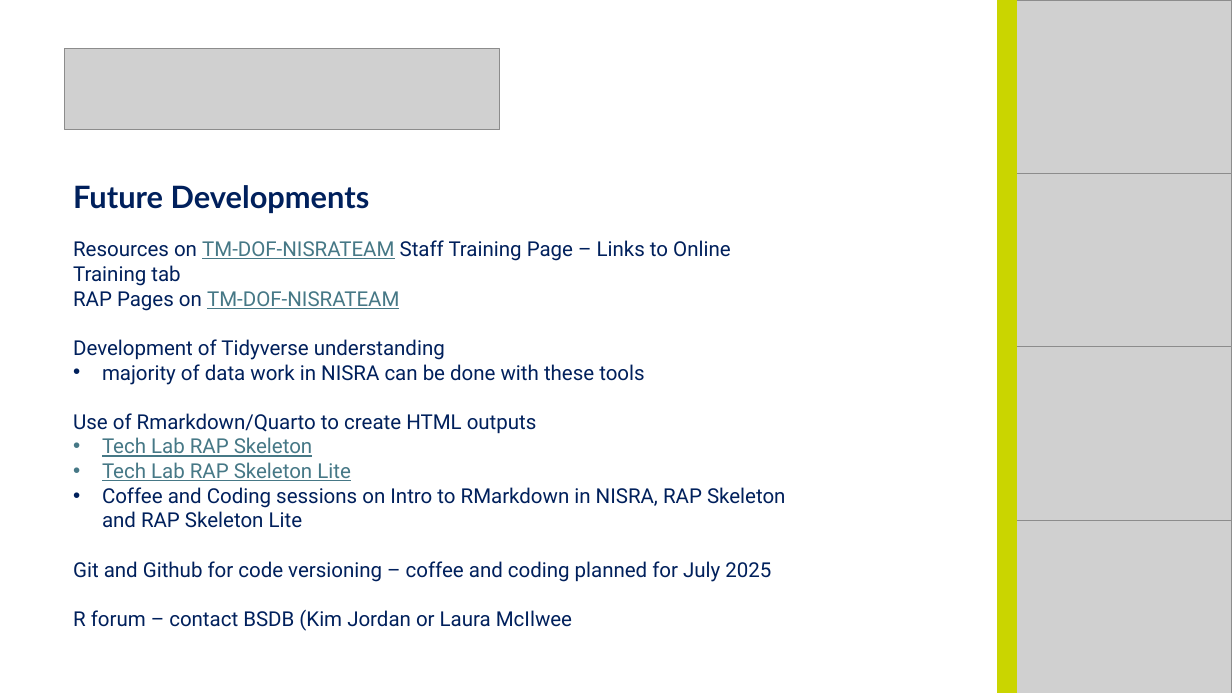
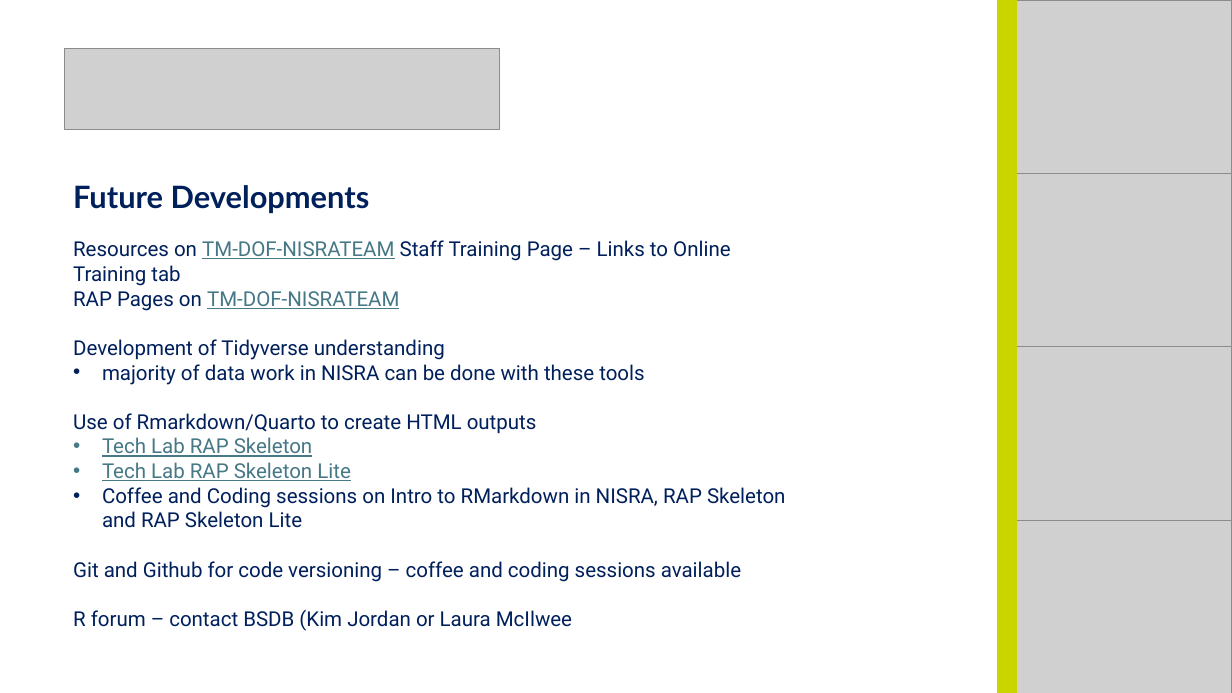
Before and after one commit to nistatisticsresearchagency/CC-r-intro, a slide deck: slide 7 of intro-slides.pptx. Drawn at 1232x693 pixels with LibreOffice and Linux fonts; fonts in the diff are those of the drawing; grey boxes stand for pictures. Boxes give left, top, right and bottom in pixels: in the first picture for what was removed or moved away, otherwise in the second. Text is boxed around its words. In the diff, an @@ line names an element or a change of style, - is before the commit and + after.

Commit message:
small edits following december session

```diff
--- a/intro-slides.pptx
+++ b/intro-slides.pptx
@@ text at bbox=[73, 561, 741, 582]: text changed @@
-Git and Github for code versioning – coffee and coding planned for July 2025
+Git and Github for code versioning – coffee and coding sessions available
```
Also in this commit, not shown: 1 other file.
